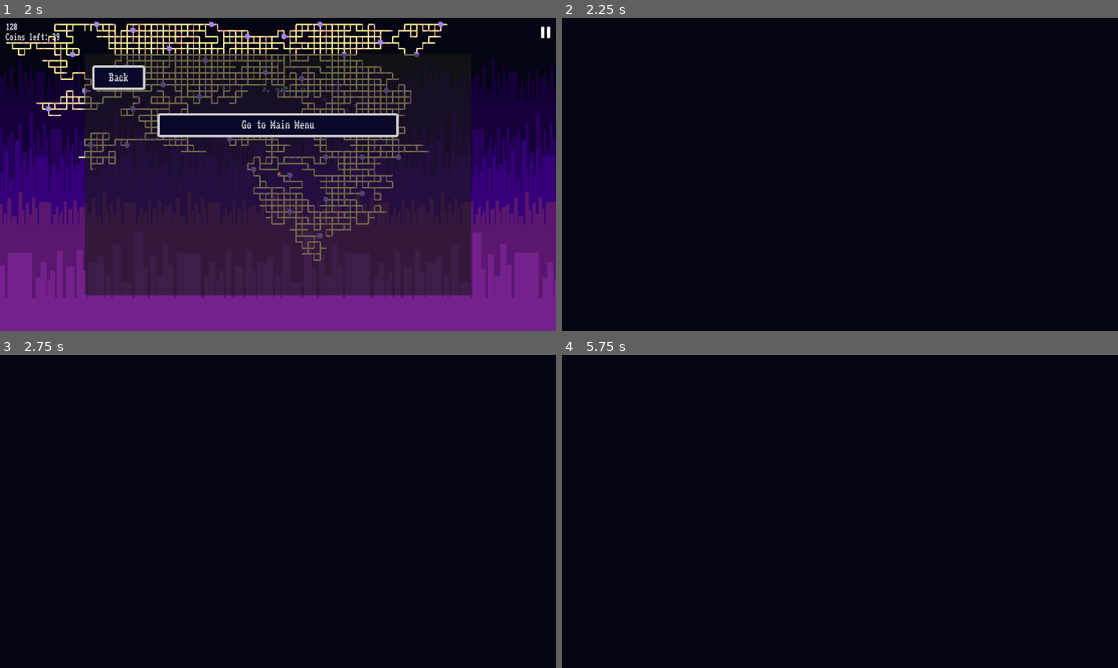
Above: before the commit, frames 1-4 (two rows, left to right).
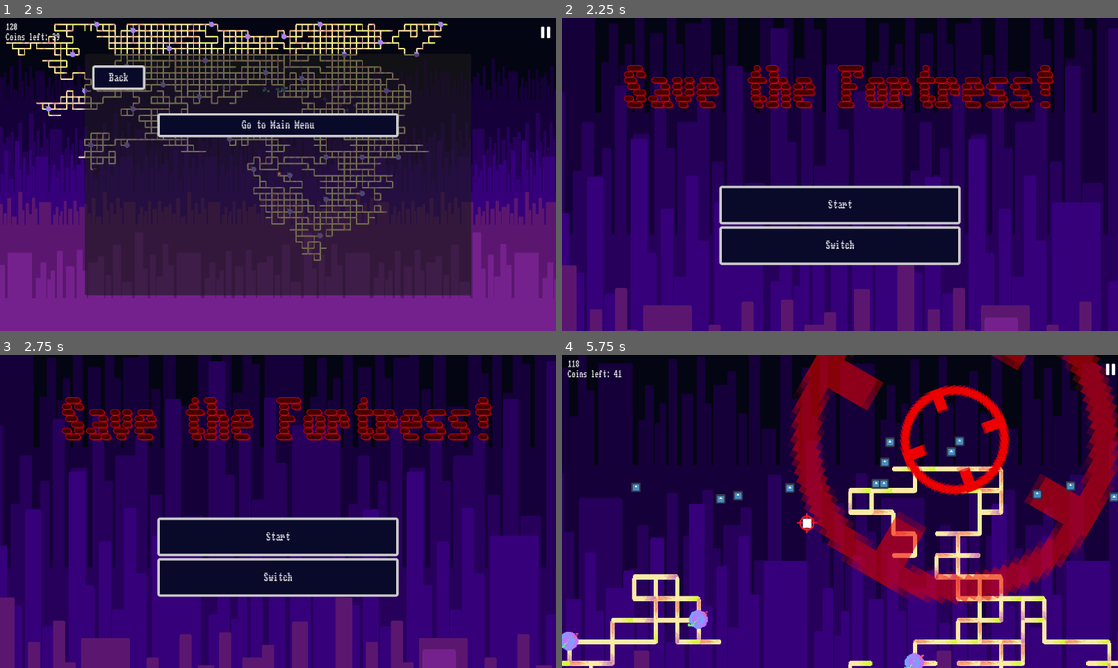
Above: after the commit, the same moments.

Repository: Kurooco/TwoDays
Game: Godot game, scene res://scenes/game_manager.tscn
The game is run twice, just before and just after one commit, with the same random seed, the same clock (stepped at 60 frames per second) and the same inputs. The engine's default icon, where the game draws it, is replaced by a stand-in: a white triangle on a blue panel in a dark square.
Inputs (mouse positions are in pixels of both pictures, inside the frame that each line leads up to):
- Up to frame 1 (2 s): click "Start" at 0.5 s; click (550, 33) at 1.25 s
- Up to frame 2 (2.25 s): click "Go to Main Menu" at 2 s
- Up to frame 3 (2.75 s): no input
- Up to frame 4 (5.75 s): click (840, 536) at 2.75 s, where only the run after the commit has a clickable "Start"; tap Enter at 3.5 s; move the mouse to (962, 495) at 3.52 s; hold W (up) 3.53-5.03 s; click (962, 495) at 3.6 s; move the mouse to (728, 527) at 4.27 s; tap C (toggle camera) at 4.35 s; move the mouse to (895, 442) at 5.02 s; hold A (left) from 5.03 s (still down); click (895, 442) at 5.1 s

Frame 1 is identical in both runs. In frame 2, 84% of the frame differs, in the area x 0-100%, y 0-100%; in frame 3, 85%; in frame 4, 89%.
Error before the commit: Cannot call method 'instantiate' on a null value. (res://scripts/game_manager.gd:13)

Commit message:
fixed scene buttons
used string paths instead of packed scenes to avoid circular dependency issues

Diff:
--- a/scenes/game_options_menu.tscn
+++ b/scenes/game_options_menu.tscn
@@ -1,13 +1,12 @@
-[gd_scene load_steps=4 format=3 uid="uid://jb72pdaf4dvy"]
+[gd_scene load_steps=3 format=3 uid="uid://jb72pdaf4dvy"]
 
 [ext_resource type="PackedScene" uid="uid://cq42jpp6r5j5q" path="res://scenes/option_menu.tscn" id="1_7po05"]
 [ext_resource type="PackedScene" uid="uid://dgli77mh004mr" path="res://scenes/switch_screen_button.tscn" id="2_5pbqo"]
-[ext_resource type="PackedScene" uid="uid://dk1kchy4lstom" path="res://scenes/menu.tscn" id="3_wqpqf"]
 
 [node name="Control" instance=ExtResource("1_7po05")]
 
 [node name="SwitchScreenButton" parent="Panel/VBoxContainer" index="0" instance=ExtResource("2_5pbqo")]
 layout_mode = 2
 text = "Go to Main Menu"
-scene = ExtResource("3_wqpqf")
+scene = "res://scenes/menu.tscn"
 replacement_mode = 2
--- a/scenes/main.tscn
+++ b/scenes/main.tscn
@@ -13,7 +13,6 @@
 [ext_resource type="PackedScene" uid="uid://dy3q78jku1yia" path="res://scenes/panic_spawner.tscn" id="10_sjkyb"]
 [ext_resource type="PackedScene" uid="uid://dgli77mh004mr" path="res://scenes/switch_screen_button.tscn" id="11_1nfum"]
 [ext_resource type="Texture2D" uid="uid://bb8dy7lbstkcl" path="res://art/pause.png" id="12_jb38j"]
-[ext_resource type="PackedScene" uid="uid://jb72pdaf4dvy" path="res://scenes/game_options_menu.tscn" id="13_vv6jr"]
 [ext_resource type="AudioStream" uid="uid://cst482c8pkw8x" path="res://sound/lose.wav" id="15_7aunk"]
 [ext_resource type="AudioStream" uid="uid://bnydkao2h7ntd" path="res://sound/fancy drums.wav" id="16_a4j74"]
 [ext_resource type="AudioStream" uid="uid://cgfyr46v0rdv4" path="res://sound/Lesser Known (short).wav" id="17_mc3c1"]
@@ -120,7 +119,7 @@
 text = ""
 icon = ExtResource("12_jb38j")
 flat = true
-scene = ExtResource("13_vv6jr")
+scene = "res://scenes/game_options_menu.tscn"
 set_pause = true
 
 [node name="ParallaxBackground" type="ParallaxBackground" parent="."]
--- a/scenes/menu.tscn
+++ b/scenes/menu.tscn
@@ -1,11 +1,9 @@
-[gd_scene load_steps=8 format=3 uid="uid://dk1kchy4lstom"]
+[gd_scene load_steps=6 format=3 uid="uid://dk1kchy4lstom"]
 
 [ext_resource type="PackedScene" uid="uid://dgli77mh004mr" path="res://scenes/switch_screen_button.tscn" id="1_fju84"]
 [ext_resource type="FontFile" uid="uid://m2cn4sx6v0gg" path="res://fonts/Workbench-Regular-VariableFont_BLED,SCAN.ttf" id="1_fou4e"]
 [ext_resource type="Script" path="res://scripts/menu.gd" id="1_kcslb"]
-[ext_resource type="PackedScene" uid="uid://cbpbwbt3gb260" path="res://scenes/main.tscn" id="2_6icf1"]
 [ext_resource type="Texture2D" uid="uid://doejtja3mytex" path="res://art/city_back.png" id="4_ka8yd"]
-[ext_resource type="PackedScene" uid="uid://cq42jpp6r5j5q" path="res://scenes/option_menu.tscn" id="5_fik80"]
 [ext_resource type="AudioStream" uid="uid://dqfcsw0ti5yag" path="res://sound/Lesser Known (intro).wav" id="7_q4urr"]
 
 [node name="CanvasLayer" type="Control"]
@@ -52,13 +50,13 @@
 layout_mode = 2
 text = "Start
 "
-scene = ExtResource("2_6icf1")
+scene = "res://scenes/main.tscn"
 replacement_mode = 1
 
 [node name="SwitchScreenButton2" parent="VBoxContainer" instance=ExtResource("1_fju84")]
 custom_minimum_size = Vector2(0, 80)
 layout_mode = 2
-scene = ExtResource("5_fik80")
+scene = "res://scenes/option_menu.tscn"
 hide_previous_screen = true
 
 [node name="ParallaxBackground" type="ParallaxBackground" parent="."]
--- a/scripts/switch_screen_button.gd
+++ b/scripts/switch_screen_button.gd
@@ -1,6 +1,6 @@
 extends Button
 
-@export var scene : PackedScene
+@export var scene : String
 @export_enum("None", "Replace Previous", "Clear All", "Go Back") var replacement_mode: int
 @export var hide_previous_screen = false
 @export var set_pause : bool
@@ -9,12 +9,12 @@
 	print_debug(scene)
 	if(replacement_mode == 0):
 		Autoload.game_manager.pause_current(set_pause)
-		Autoload.game_manager.add_scene_to_stack(scene, hide_previous_screen)
+		Autoload.game_manager.add_scene_to_stack(load(scene), hide_previous_screen)
 	if(replacement_mode == 1):
-		Autoload.game_manager.replace_with_scene(scene)
+		Autoload.game_manager.replace_with_scene(load(scene))
 	if(replacement_mode == 2):
 		Autoload.game_manager.clear_stack()
-		Autoload.game_manager.add_scene_to_stack(scene, hide_previous_screen)
+		Autoload.game_manager.add_scene_to_stack(load(scene), hide_previous_screen)
 	if(replacement_mode == 3):
 		Autoload.game_manager.pop()
 		Autoload.game_manager.pause_current(set_pause)
Not shown: 1 places in scenes/main.tscn that only renumber resources
